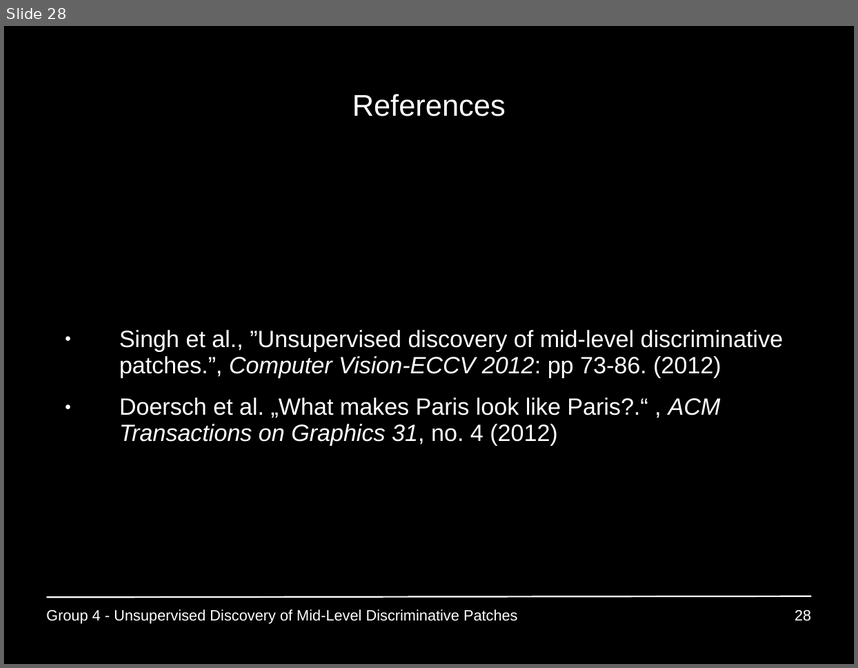
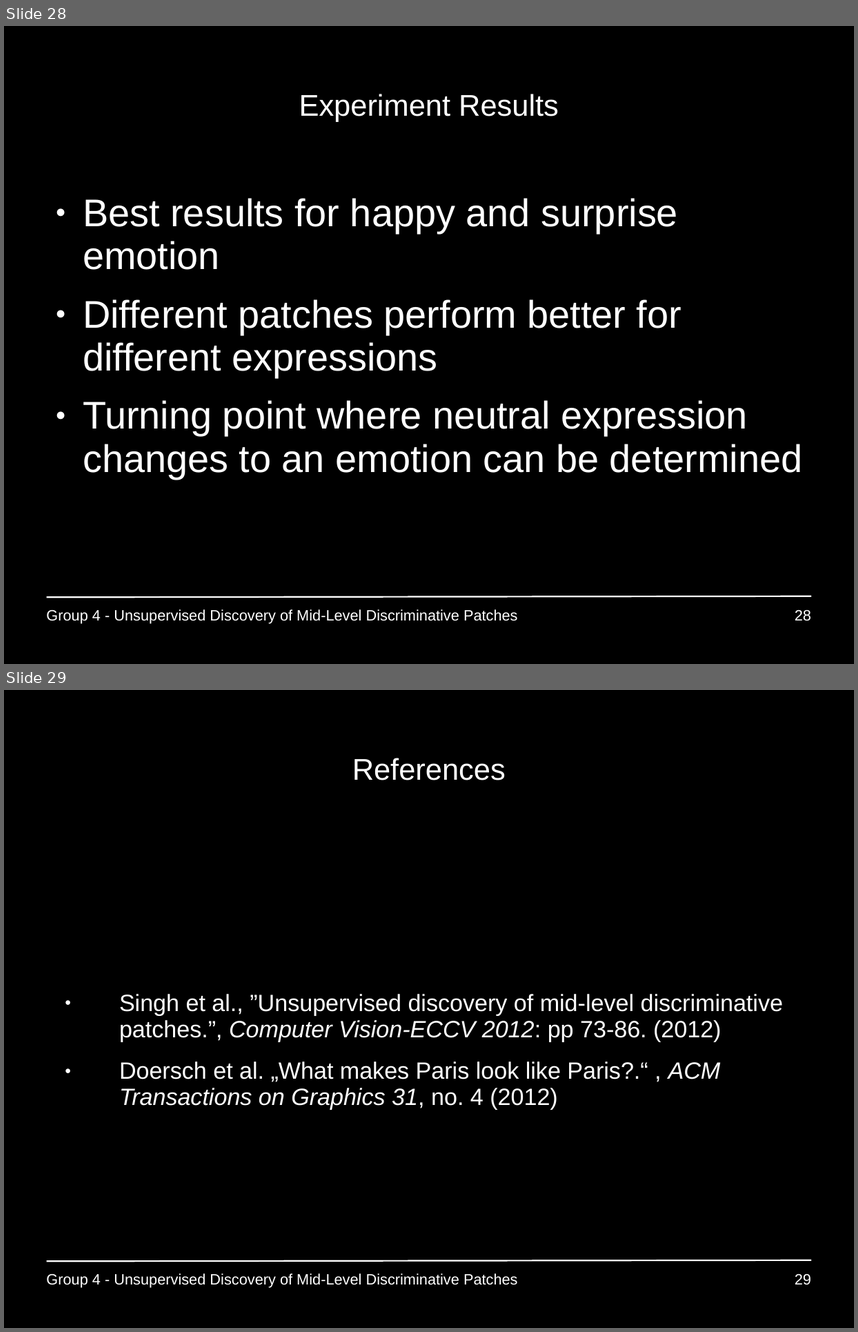
Before and after one commit to GiannisPapadopoulos/DiscriminativePatches, a slide deck: presentations/period3/MAI_Project1_Group4.ppt. Shown one above the other, each under a label of ours: slide 28 before the commit, slides 28 and 29 after it. The pictures are 858x668 and 858x1332 pixels, drawn with LibreOffice and Linux fonts; fonts in the diff are those of the drawing. Boxes give left, top, right and bottom in pixels: in the first picture for what was removed or moved away, otherwise in the second. Text is boxed around its words. In the diff, an @@ line names an element or a change of style, - is before the commit and + after.

Commit message:
conclusion

```diff
--- a/presentations/period3/MAI_Project1_Group4.ppt
+++ b/presentations/period3/MAI_Project1_Group4.ppt
@@ slide 28 added at <box>4,26,854,664</box>, background #000000; not listed: 1 template element that a slide beside it also shows @@
@@ title added at <box>299,94,559,122</box>, 28 pt, text #FFFFFF @@
+Experiment Results
@@ text added at <box>83,198,802,479</box>, 36 pt, text #FFFFFF @@
+● Best results for happy and surprise emotion
+● Different patches perform better for different expressions
+● Turning point where neutral expression changes to an emotion can be determined
@@ text added at <box>46,609,518,623</box>, 14 pt, text #FFFFFF @@
+Group 4 - Unsupervised Discovery of Mid-Level Discriminative Patches
@@ page number added at <box>795,610,811,621</box>, 14 pt, text #FFFFFF @@
+28
@@ what was slide 28 is now slide 29 @@
@@ page number at <box>795,1274,811,1285</box>: text changed @@
-28
+29
```
